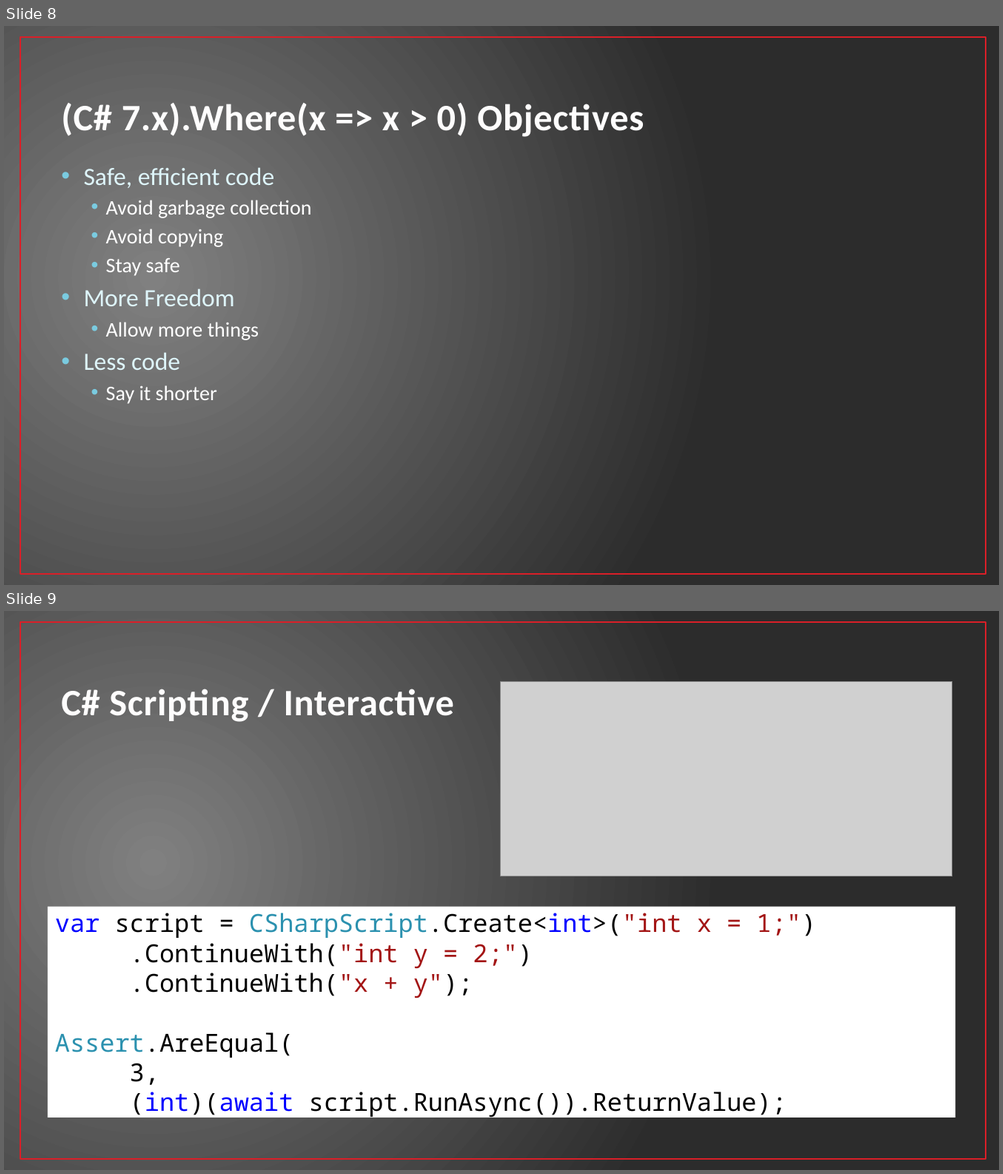
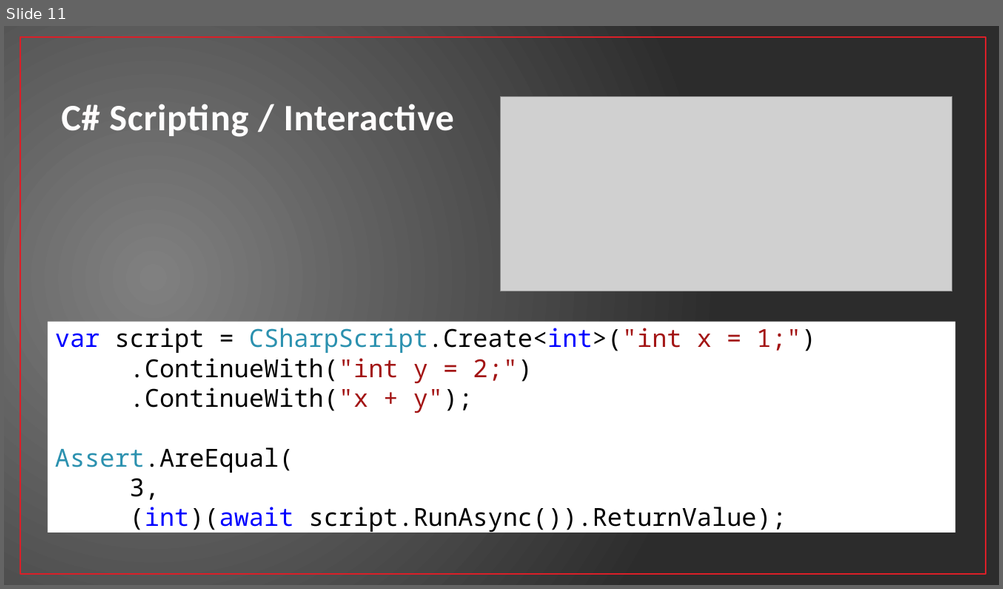
Before and after one commit to jwooley/RoslynAndYou, a slide deck: RoslynAndYou.pptx. Shown one above the other, each under a label of ours: slides 8 and 9 before the commit, slide 11 after it. The pictures are 1003x1174 and 1003x589 pixels, drawn with LibreOffice and Linux fonts; fonts in the diff are those of the drawing; grey boxes stand for pictures. Boxes give left, top, right and bottom in pixels: in the first picture for what was removed or moved away, otherwise in the second. Text is boxed around its words. In the diff, an @@ line names an element or a change of style, - is before the commit and + after.

```diff
--- a/RoslynAndYou.pptx
+++ b/RoslynAndYou.pptx
@@ slide 8 removed at bbox=[4, 26, 999, 585], background gradient #808080 to #2C2C2C; not listed: 1 template element that a slide beside it also shows @@
@@ title removed at bbox=[61, 103, 643, 137] @@
-(C# 7.x).Where(x => x > 0) Objectives
@@ text removed at bbox=[84, 167, 311, 404] @@
-• Safe, efficient code
-  • Avoid garbage collection
-  • Avoid copying
-  • Stay safe
-• More Freedom
-  • Allow more things
-• Less code
-  • Say it shorter
@@ what was slide 9 is now slide 11 @@
```
Also in this commit, not shown: 9 slides changed, 3 slides added.
